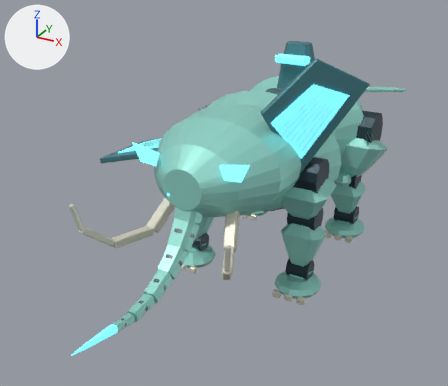
Before and after pictures for a commit that changed the Blender file out/combat_reference/s03/s03.blend.
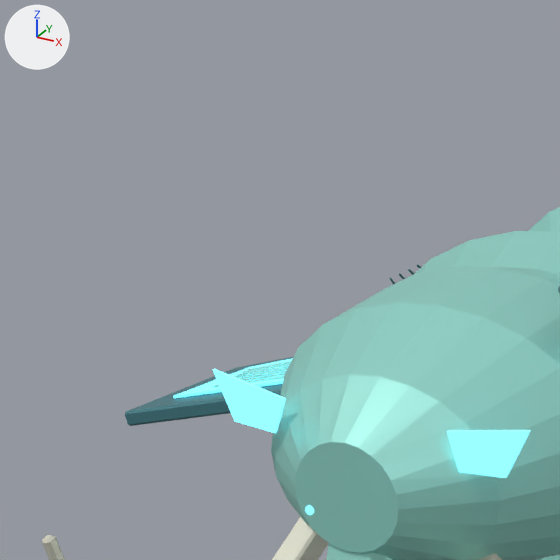
Each version appears first whole from a camera (50 mm lens) standing at (4.4, -10.05, 5.97) and looking at (-0.53, -1.08, 1.49), and next in a close-up on the part from 12% to 58% of the width and 1% to 55% of the height. Every picture has the same lights, and +X, +Y and +Z are marked at upper left. The older version's two pictures come first. Both versions are drawn at frame 28 of the action 's03:flight_heavy:ear_r'; the numbers are the values there.

In view in the first close-up: 'Elephant ear phased radar fin.001', 'Elephant whale dorsal armor separate thoracic cage', 'Luminous ear radar matrix.001', 'Shared crescent ivory tusk.004', 'Shared neckless whale elephant head', 'Whale turquoise sensor eye', 'Whale turquoise sensor eye.001' and 13 more.
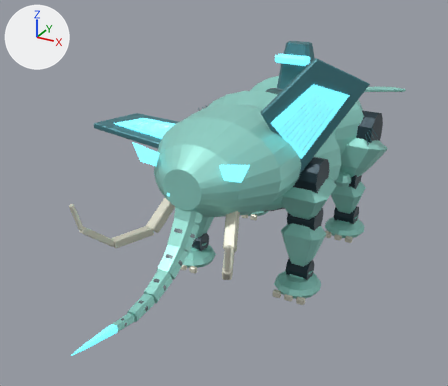
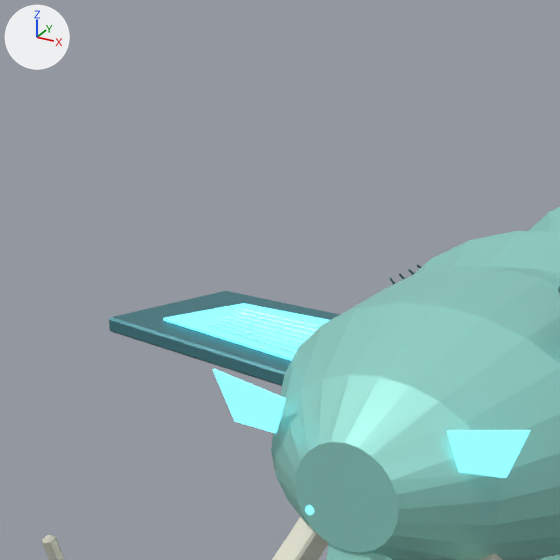
ob_ear_r is not drawn itself; it is the parent of ob_elephant_ear_phased_radar_fin_001, ob_luminous_ear_radar_matrix_001, ob_radar_array_cell_row_007, ob_radar_array_cell_row_008, ob_radar_array_cell_row_009, ob_radar_array_cell_row_010, ob_radar_array_cell_row_011, ob_radar_array_cell_row_012.

The change, as a list of edits to the scene's bpy script:
```text
Change ob_ear_r:
    ob_ear_r.rotation_euler: (-1.571, -0.3, 0.0) -> (-1.571, 0.0696, 0.0)  # degrees (-90, -17, 0) -> degrees (-90, 4, 0)
```

Changed parts and their boxes [x1, y1, x2, y2] in the close-ups (560 x 560 px):
'Elephant ear phased radar fin.001', turned
    before: [125, 357, 293, 426]
    after: [109, 291, 340, 386]
'Luminous ear radar matrix.001', turned
    before: [173, 358, 293, 398]
    after: [163, 303, 330, 361]
'Radar array cell row.007', turned
    before: [214, 376, 284, 387]
    after: [208, 324, 296, 354]
'Radar array cell row.010', turned
    before: [235, 368, 288, 378]
    after: [225, 316, 308, 340]
'Radar array cell row.011', turned
    before: [236, 366, 289, 376]
    after: [230, 314, 312, 335]
'Radar array cell row.009', turned
    before: [238, 371, 286, 379]
    after: [219, 319, 303, 344]
'Radar array cell row.008', turned
    before: [241, 373, 285, 381]
    after: [214, 321, 298, 348]
'Radar array cell row.012', turned
    before: [242, 363, 290, 373]
    after: [236, 311, 316, 331]
'Radar array cell row.013', turned
    before: [247, 361, 291, 371]
    after: [241, 309, 321, 328]
